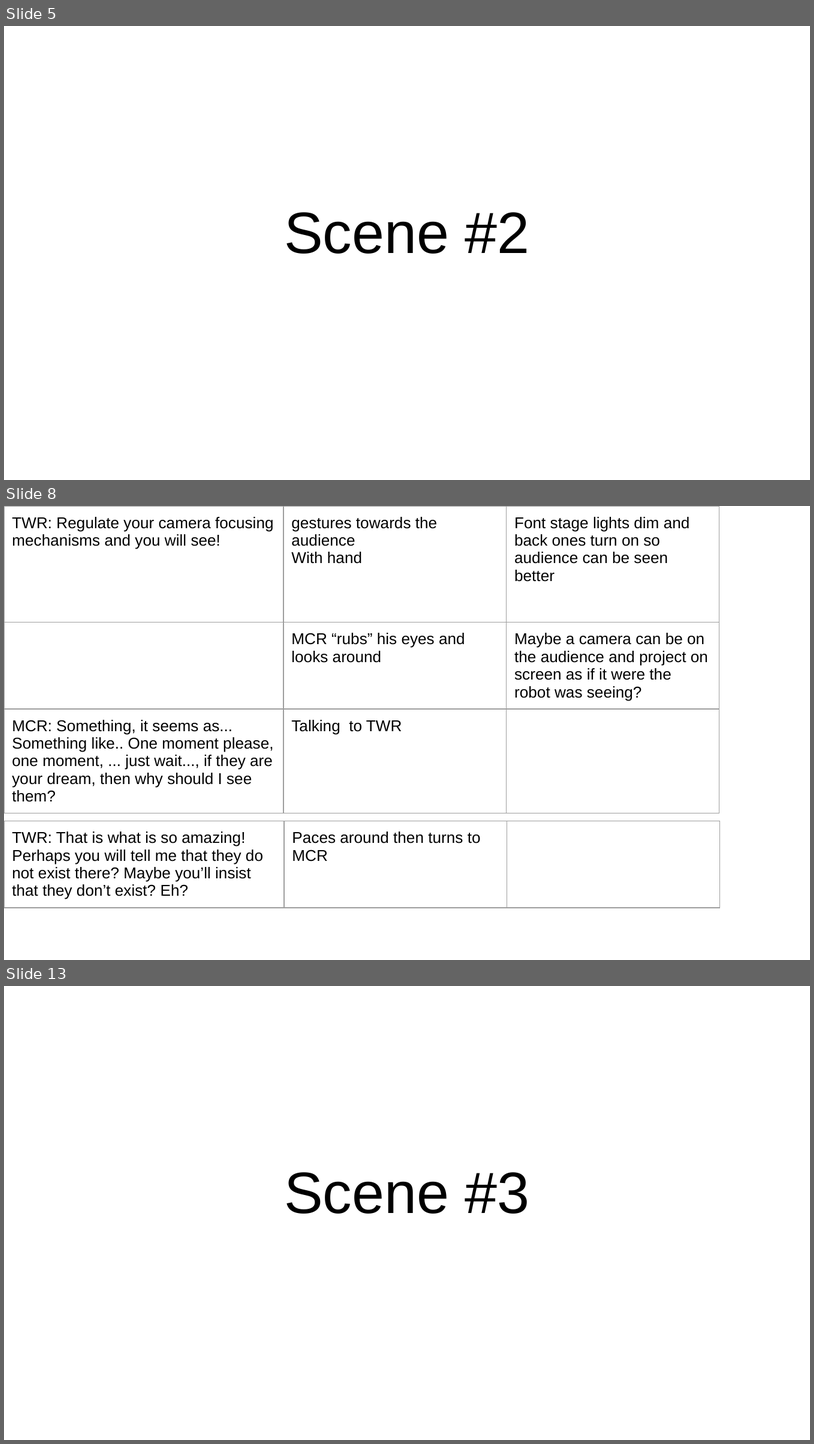
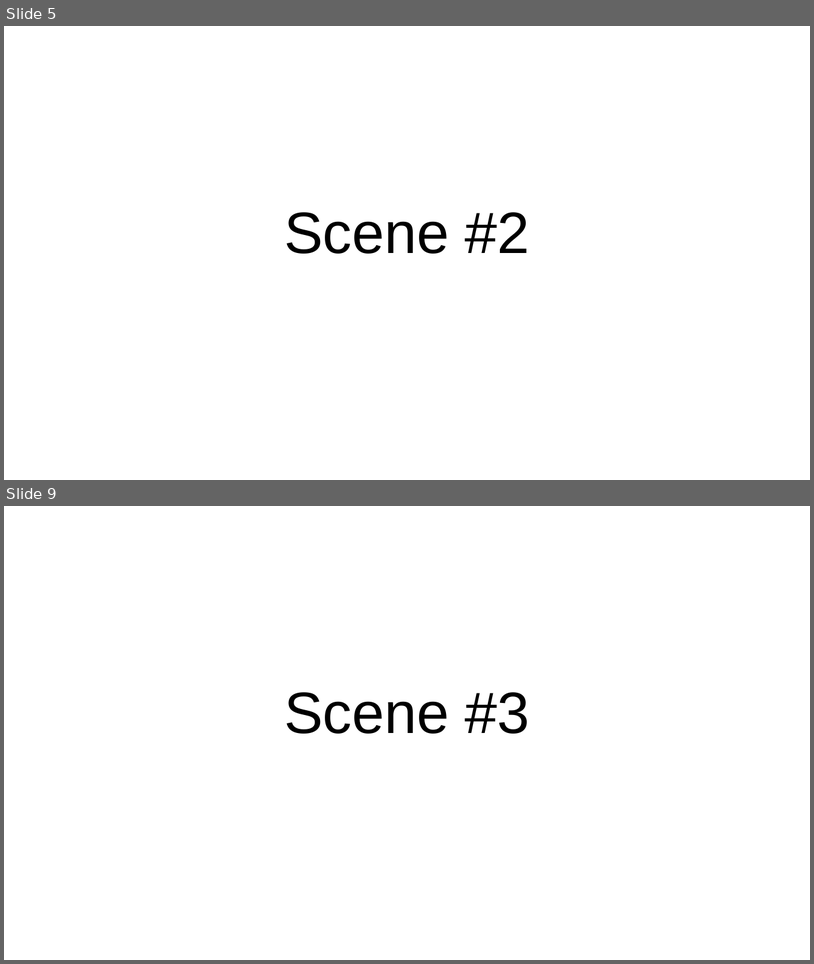
Before and after one commit to poanessa/RobotTheater2017, a slide deck: Capstone play_ Motion Library.pptx. Shown one above the other, each under a label of ours: slides 5, 8 and 13 before the commit, slides 5 and 9 after it; the slides between them are not shown. The pictures are 814x1444 and 814x964 pixels, drawn with LibreOffice and Linux fonts; fonts in the diff are those of the drawing. Boxes give left, top, right and bottom in pixels: in the first picture for what was removed or moved away, otherwise in the second. Text is boxed around its words. In the diff, an @@ line names an element or a change of style, - is before the commit and + after.

```diff
--- a/Capstone play_ Motion Library.pptx
+++ b/Capstone play_ Motion Library.pptx
@@ slide 8 removed at [4, 506, 810, 960], background #FFFFFF @@
@@ table removed at [4, 506, 720, 804], 3 rows, 3 columns @@
-TWR: Regulate your camera focusing mechanisms and you will see! | gestures towards the audience / With hand | Font stage lights dim and back ones turn on so audience can be seen better
- | MCR “rubs” his eyes and looks around | Maybe a camera can be on the audience and project on screen as if it were the robot was seeing?
-MCR: Something, it seems as... Something like.. One moment please, one moment, ... just wait..., if they are your dream, then why should I see them? | Talking to TWR | 
@@ table removed at [4, 820, 720, 960], 1 rows, 3 columns @@
-TWR: That is what is so amazing! Perhaps you will tell me that they do not exist there? Maybe you’ll insist that they don’t exist? Eh? | Paces around then turns to MCR | 
@@ what was slide 13 is now slide 9 @@
```
Also in this commit, not shown: 1 slide changed, 11 slides added, 8 other slides removed.
